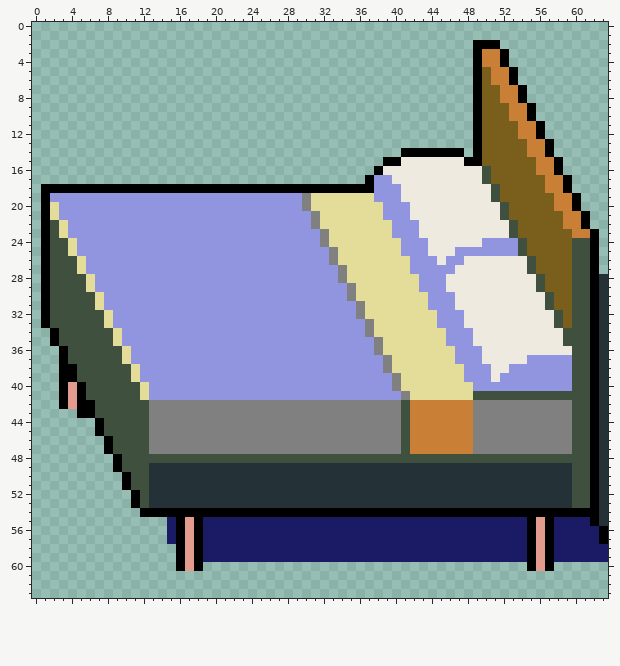
File history of a pixel-art sprite, bed.png. That is the earlier state.
The file is 64x64 pixels.
The result:
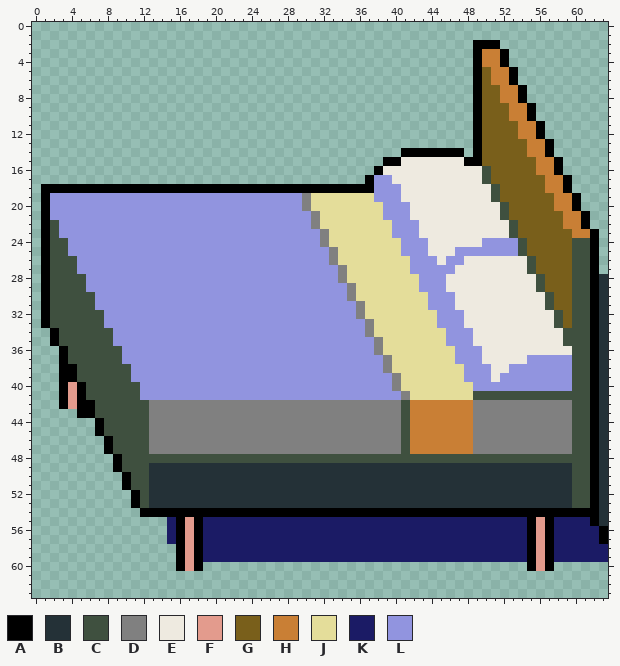
Palette (. is transparent): A #000000  B #243137  C #3f503f  D #808080  E #eeeae0  F #e39b8d  G #795f1b  H #c97f35  J #e4dd9a  K #1b1b65  L #9194df
Changes in this commit:
y 20..21: x 2 J -> L
y 22..23: x 3 J -> L
y 24..25: x 4 J -> L
y 26..27: x 5 J -> L
y 28..29: x 6 J -> L
y 30..31: x 7 J -> L
y 32..33: x 8 J -> L
y 34..35: x 9 J -> L
y 36..37: x 10 J -> L
y 38..39: x 11 J -> L
y 40..41: x 12 J -> L
